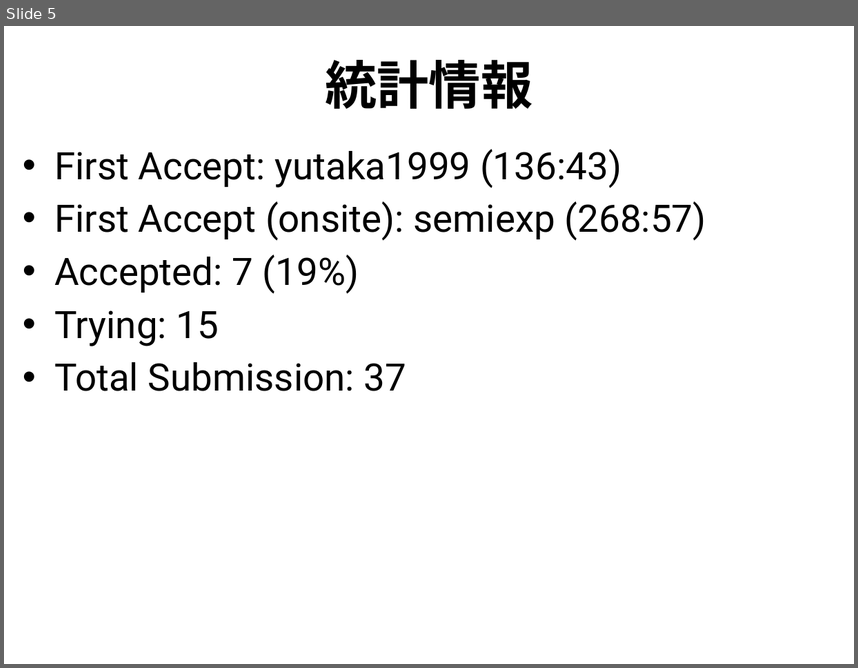
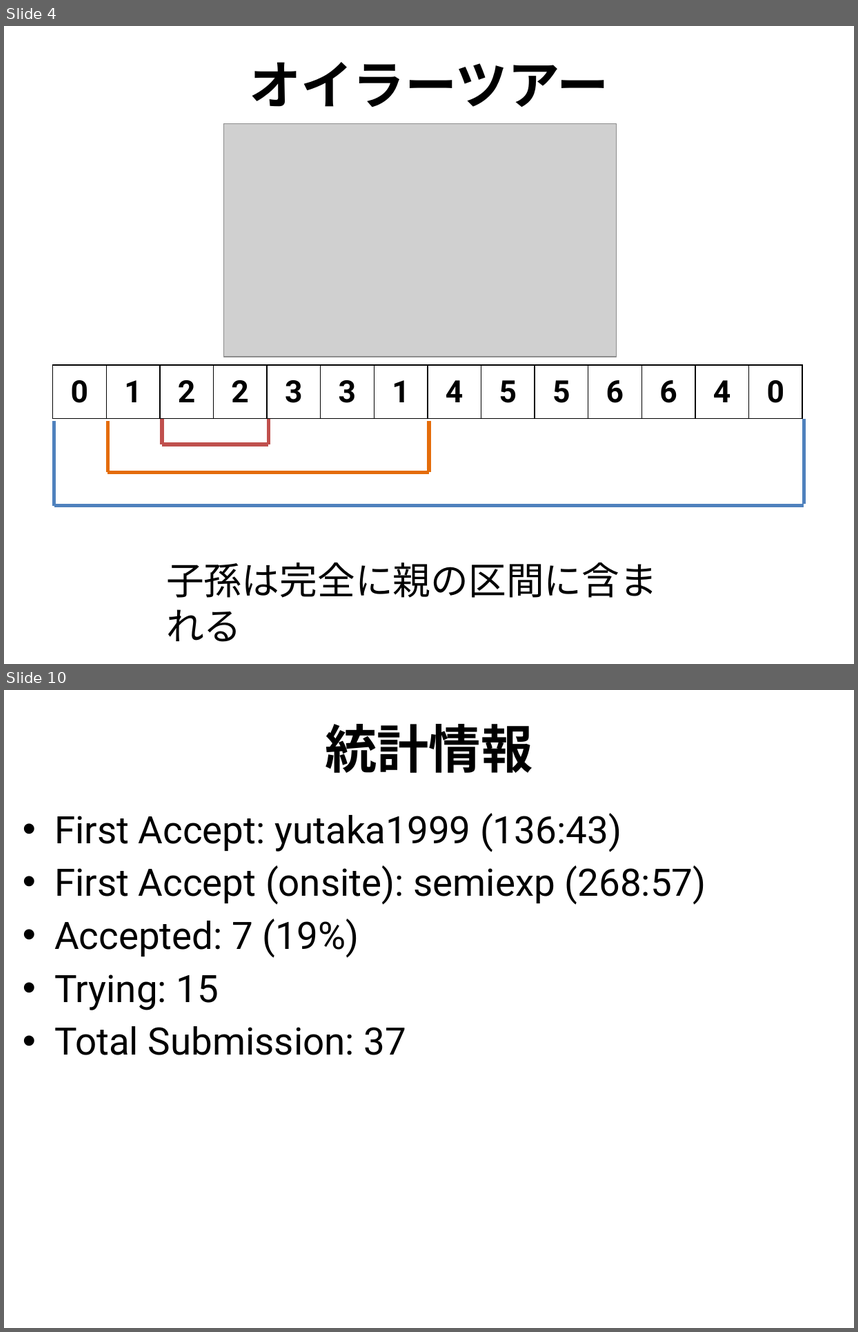
Before and after one commit to utpcjp/utpcjp.github.com, a slide deck: 2013/slides/I.pptx. Shown one above the other, each under a label of ours: slide 5 before the commit, slides 4 and 10 after it; the slides between them are not shown. The pictures are 858x668 and 858x1332 pixels, drawn with LibreOffice and Linux fonts; fonts in the diff are those of the drawing; grey boxes stand for pictures. Boxes give left, top, right and bottom in pixels: in the first picture for what was removed or moved away, otherwise in the second. Text is boxed around its words. In the diff, an @@ line names an element or a change of style, - is before the commit and + after.

```diff
--- a/2013/slides/I.pptx
+++ b/2013/slides/I.pptx
@@ slide 4 added at (x1=4, y1=26, x2=854, y2=664), background #FFFFFF @@
@@ title added at (x1=249, y1=62, x2=608, y2=107), 44 pt, text #000000, bold @@
+オイラーツアー
@@ picture added at (x1=224, y1=124, x2=617, y2=357) @@
@@ table added at (x1=52, y1=365, x2=802, y2=419), 1 rows, 14 columns @@
+0 | 1 | 2 | 2 | 3 | 3 | 1 | 4 | 5 | 5 | 6 | 6 | 4 | 0
@@ line added from (162, 419) to (162, 444), #C0504D 3 pt @@
@@ line added from (268, 419) to (268, 444), #C0504D 3 pt @@
@@ line added from (804, 419) to (804, 503), #4F81BD 3 pt @@
@@ line added from (54, 421) to (54, 506), #4F81BD 3 pt @@
@@ line added from (107, 421) to (107, 472), #E46C0A 3 pt @@
@@ line added from (429, 421) to (429, 472), #E46C0A 3 pt @@
@@ line added from (162, 444) to (268, 444), #C0504D 3 pt @@
@@ line added from (107, 472) to (429, 472), #E46C0A 3 pt @@
@@ line added from (54, 506) to (804, 506), #4F81BD 3 pt @@
@@ text added at (x1=166, y1=562, x2=657, y2=641), 32 pt, text #000000 @@
+子孫は完全に親の区間に含まれる
@@ what was slide 5 is now slide 10 @@
```
Also in this commit, not shown: 3 slides changed, 5 other slides added, 1 slide removed, 6 other files.
